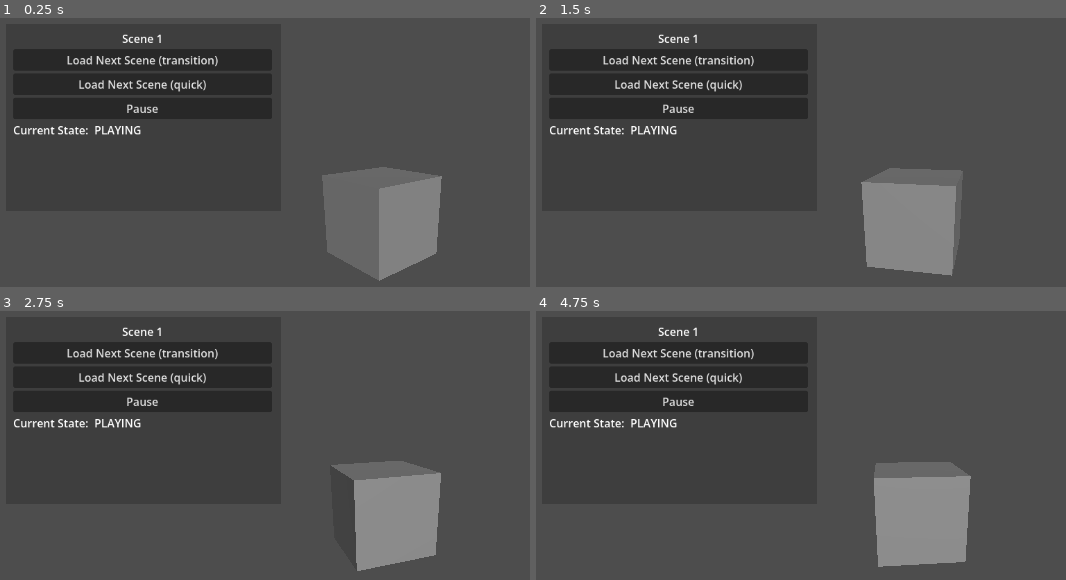
Above: before the commit, frames 1-4 (two rows, left to right).
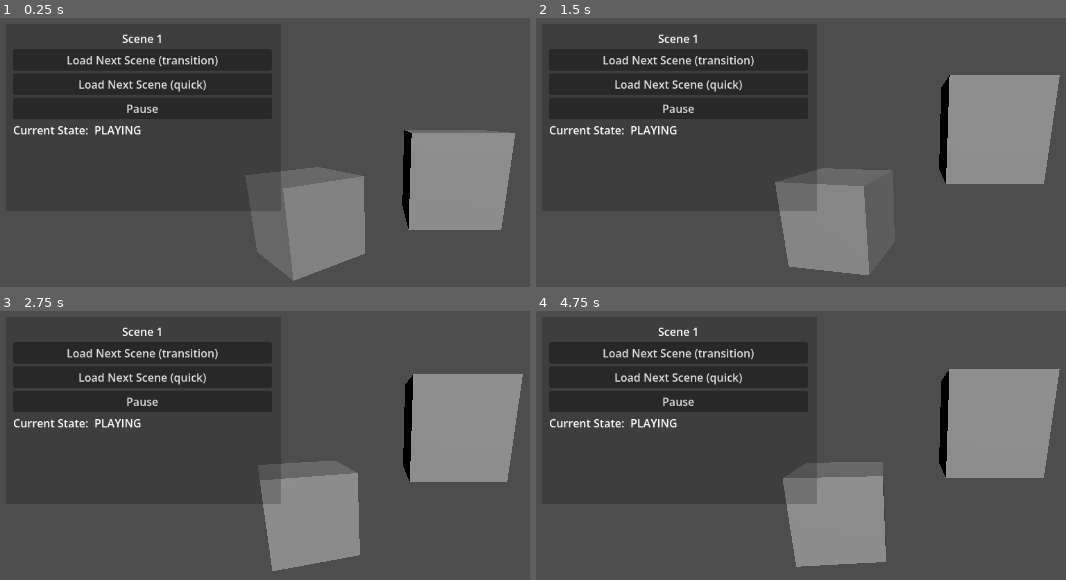
Above: after the commit, the same moments.

Repository: WorldOfRichey/SceneManager
Game: Godot game, scene res://demo/startup.tscn
The game is run twice, just before and just after one commit, with the same random seed, the same clock (stepped at 60 frames per second) and the same inputs.
Inputs:
- Up to frame 1 (0.25 s): no input
- Up to frame 2 (1.5 s): no input
- Up to frame 3 (2.75 s): no input
- Up to frame 4 (4.75 s): no input

The runs differ from the first frame. In frame 1, 17% of the frame differs, in the area x 47-98%, y 41-98%; in frame 2, 20%; in frame 3, 19%; in frame 4, 20%, in the area x 46-99%, y 21-96%.

Commit message:
Made a tween test

Diff:
--- a/demo/scene1.tscn
+++ b/demo/scene1.tscn
@@ -1,16 +1,25 @@
 [gd_scene format=3 uid="uid://dajy8v36aj2k2"]
 
 [ext_resource type="Script" uid="uid://ciet3vnh5tqdg" path="res://demo/rotate.gd" id="1_050jo"]
+[ext_resource type="Script" uid="uid://ducppwrgidkb1" path="res://demo/tween.gd" id="2_881e1"]
 [ext_resource type="Script" uid="uid://c1bknpvjnkvws" path="res://demo/current_state_label.gd" id="3_881e1"]
 [ext_resource type="Script" uid="uid://csyntmdkh14kq" path="res://demo/scene1_menu.gd" id="3_pjhhy"]
 
 [sub_resource type="BoxMesh" id="BoxMesh_axxny"]
 
+[sub_resource type="BoxMesh" id="BoxMesh_pjhhy"]
+
 [node name="Node3D" type="Node3D" unique_id=182742395]
 
 [node name="RotatingCube" type="MeshInstance3D" parent="." unique_id=992702132]
+transform = Transform3D(1, 0, 0, 0, 1, 0, 0, 0, 1, -0.9148494, 0, 0)
 mesh = SubResource("BoxMesh_axxny")
 script = ExtResource("1_050jo")
+
+[node name="TweenCube" type="MeshInstance3D" parent="." unique_id=2040380903]
+transform = Transform3D(1, 0, 0, 0, 1, 0, 0, 0, 1, 0.79069984, 0, 0)
+mesh = SubResource("BoxMesh_pjhhy")
+script = ExtResource("2_881e1")
 
 [node name="Camera3D" type="Camera3D" parent="." unique_id=1639868079]
 transform = Transform3D(1, 0, 0, 0, 0.94307184, 0.33258912, 0, -0.33258912, 0.94307184, 0, 1.1065818, 3.4536421)
--- /dev/null
+++ b/demo/tween.gd
@@ -0,0 +1,26 @@
+extends Node3D
+
+var tween : Tween
+var start_pos : Vector3
+var end_pos : Vector3
+
+func _ready():
+	start_pos = position
+	end_pos = position
+	end_pos.y = 1
+
+	start_move_up.call_deferred()
+
+func start_move_up() -> void:
+	tween = create_tween()
+	tween.set_trans(Tween.TRANS_EXPO)
+	tween.tween_property(self, "position", end_pos, 0.5)
+	tween.tween_callback(start_move_down)
+	tween.play()
+
+func start_move_down() -> void:
+	tween = create_tween()
+	tween.set_trans(Tween.TRANS_EXPO)
+	tween.tween_property(self, "position", start_pos, 0.5)
+	tween.tween_callback(start_move_up)
+	tween.play()
Not shown, added: demo/tween.gd.uid
